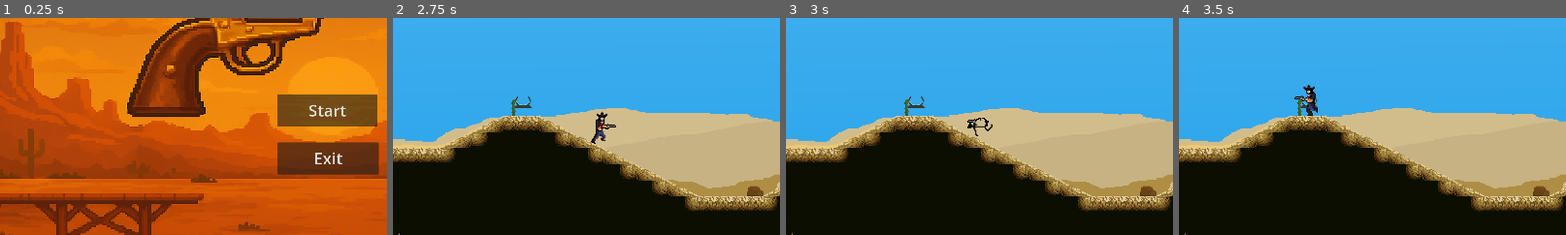
Above: before the commit, frames 1-4 (left to right).
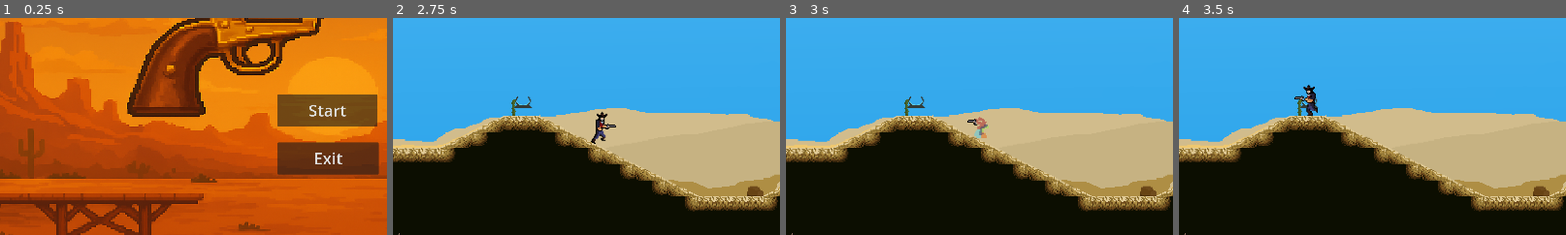
Above: after the commit, the same moments.

Repository: Sean-Suggitt/West-Bound
Game: Godot game, scene res://Scenes/main_menu.tscn
Two runs of this game, one before a commit and one after it. Both use one fixed random seed, a clock stepped at 60 frames per second and the inputs below.
Inputs:
- Up to frame 1 (0.25 s): no input
- Up to frame 2 (2.75 s): click "Start" at 0.5 s; tap Enter at 1.25 s; hold D (P1_right) from 1.28 s (still down); tap J (P1_fire) at 1.35 s; tap Space (P1_jump) at 1.52, 2.27 s; tap E (P1_pickup) at 2.1 s
- Up to frame 3 (3 s): release D (P1_right) at 2.78 s; hold A (P1_left) from 2.78 s (still down); tap H (P1_roll) at 2.85 s
- Up to frame 4 (3.5 s): keep holding A (P1_left)
The pictures show only the part of the screen within x 6-56%, y 42-92%; the shares and areas given below are measured in that part.

Frames 1-2 are identical in both runs. In frame 3, 0.3% of the frame differs, in the area x 46-54%, y 45-56%; in frame 4, nothing differs.

Commit message:
Added menu music and temp roll animation for del rato

Diff:
--- a/West Bound/Scenes/Levels/desert_level.tscn
+++ b/West Bound/Scenes/Levels/desert_level.tscn
@@ -91,17 +91,17 @@
 "speed": 5.0
 }]
 
-[node name="Level root" type="Node2D"]
+[node name="Level root" type="Node2D" groups=["World"]]
 
-[node name="TileMapLayer" type="TileMapLayer" parent="."]
+[node name="TileMapLayer" type="TileMapLayer" parent="." groups=["World"]]
 tile_map_data = PackedByteArray("AAD//wAAAAACAAEAAAAAAAAAAAACAAEAAAABAAAAAAACAAEAAAD+/wAAAAACAAEAAAD+/wEAAAACAAIAAAD+/w …(11488 unchanged characters)…
 tile_set = SubResource("TileSet_xpolh")
 
-[node name="Sprite2D" type="Sprite2D" parent="TileMapLayer"]
+[node name="Sprite2D" type="Sprite2D" parent="."]
 z_index = -1
 position = Vector2(0, -106)
 texture = ExtResource("3_mnret")
 
-[node name="AnimatedSprite2D" type="AnimatedSprite2D" parent="TileMapLayer"]
+[node name="AnimatedSprite2D" type="AnimatedSprite2D" parent="."]
 position = Vector2(287, -253)
 sprite_frames = SubResource("SpriteFrames_di2sv")
--- a/West Bound/Scenes/MAIN.tscn
+++ b/West Bound/Scenes/MAIN.tscn
@@ -1,6 +1,5 @@
-[gd_scene load_steps=10 format=3 uid="uid://dxrqbgc1igt68"]
+[gd_scene load_steps=9 format=3 uid="uid://dxrqbgc1igt68"]
 
-[ext_resource type="PackedScene" uid="uid://hb6y4verpfd6" path="res://Scenes/main_menu.tscn" id="2_whe6r"]
 [ext_resource type="PackedScene" uid="uid://b26b6vpjfeouj" path="res://Scenes/Items/Revolver.tscn" id="4_5c1w6"]
 [ext_resource type="PackedScene" uid="uid://bs04jfikm7vb6" path="res://Scenes/Items/GunSpawner.tscn" id="4_783md"]
 [ext_resource type="PackedScene" uid="uid://bcgegtsnnb4gq" path="res://Scenes/Players/PlayerScene.tscn" id="5_5c1w6"]
@@ -11,12 +10,6 @@
 [ext_resource type="PackedScene" uid="uid://l5jem2xxnfre" path="res://Scenes/UI/ScoreUI.tscn" id="12_score"]
 
 [node name="Main" type="Node2D"]
-
-[node name="MainMenu" parent="." instance=ExtResource("2_whe6r")]
-offset_left = 517.0
-offset_top = -455.0
-offset_right = 517.0
-offset_bottom = -455.0
 
 [node name="Camera2D" type="Camera2D" parent="."]
 zoom = Vector2(2.5, 2.5)
--- a/West Bound/Scenes/Players/PlayerScene.tscn
+++ b/West Bound/Scenes/Players/PlayerScene.tscn
@@ -1,9 +1,9 @@
-[gd_scene load_steps=69 format=3 uid="uid://bcgegtsnnb4gq"]
+[gd_scene load_steps=68 format=3 uid="uid://bcgegtsnnb4gq"]
 
 [ext_resource type="Script" uid="uid://bb2ufopx6shlm" path="res://Scripts/PlayerScript.gd" id="1_6nwty"]
 [ext_resource type="Texture2D" uid="uid://duwhh3t7s24br" path="res://Images/Del Rato/Del Rato Idle.png" id="2_tr25n"]
+[ext_resource type="Texture2D" uid="uid://cdcodouj5kjcl" path="res://Images/Del Rato/roll shape.png" id="4_sr66r"]
 [ext_resource type="Texture2D" uid="uid://4fxukhkdluer" path="res://Images/Jump Animation skeleton-Sheet.png" id="4_tr25n"]
-[ext_resource type="Texture2D" uid="uid://cn750613wy72n" path="res://Images/really_rough_roll.png" id="5_3q541"]
 [ext_resource type="Texture2D" uid="uid://bs8hli4fxc2ub" path="res://Images/Del Rato/Del Rato Run Animation Final-Sheet.png" id="5_ea6en"]
 [ext_resource type="Texture2D" uid="uid://bc4ehhmc21vdp" path="res://Images/Del Rato/Del Rato iDLE shooting-Sheet.png" id="6_42q41"]
 [ext_resource type="Texture2D" uid="uid://b0kh1mt3hd8pn" path="res://Images/Guns/Revolver-Firing.png" id="6_ea6en"]
@@ -37,33 +37,29 @@
 atlas = ExtResource("4_tr25n")
 region = Rect2(96, 0, 32, 32)
 
-[sub_resource type="AtlasTexture" id="AtlasTexture_42q41"]
-atlas = ExtResource("5_3q541")
+[sub_resource type="AtlasTexture" id="AtlasTexture_1fc80"]
+atlas = ExtResource("4_sr66r")
 region = Rect2(0, 0, 32, 32)
 
-[sub_resource type="AtlasTexture" id="AtlasTexture_d3ngm"]
-atlas = ExtResource("5_3q541")
+[sub_resource type="AtlasTexture" id="AtlasTexture_jibno"]
+atlas = ExtResource("4_sr66r")
 region = Rect2(32, 0, 32, 32)
 
-[sub_resource type="AtlasTexture" id="AtlasTexture_woajj"]
-atlas = ExtResource("5_3q541")
+[sub_resource type="AtlasTexture" id="AtlasTexture_cdgon"]
+atlas = ExtResource("4_sr66r")
 region = Rect2(64, 0, 32, 32)
 
-[sub_resource type="AtlasTexture" id="AtlasTexture_felgn"]
-atlas = ExtResource("5_3q541")
+[sub_resource type="AtlasTexture" id="AtlasTexture_puvcw"]
+atlas = ExtResource("4_sr66r")
 region = Rect2(96, 0, 32, 32)
 
-[sub_resource type="AtlasTexture" id="AtlasTexture_486fw"]
-atlas = ExtResource("5_3q541")
+[sub_resource type="AtlasTexture" id="AtlasTexture_rakh5"]
+atlas = ExtResource("4_sr66r")
 region = Rect2(128, 0, 32, 32)
 
-[sub_resource type="AtlasTexture" id="AtlasTexture_6bhsc"]
-atlas = ExtResource("5_3q541")
+[sub_resource type="AtlasTexture" id="AtlasTexture_y5x6e"]
+atlas = ExtResource("4_sr66r")
 region = Rect2(160, 0, 32, 32)
-
-[sub_resource type="AtlasTexture" id="AtlasTexture_lobrk"]
-atlas = ExtResource("5_3q541")
-region = Rect2(192, 0, 32, 32)
 
 [sub_resource type="AtlasTexture" id="AtlasTexture_3q541"]
 atlas = ExtResource("5_ea6en")
@@ -162,25 +158,22 @@
 }, {
 "frames": [{
 "duration": 1.0,
-"texture": SubResource("AtlasTexture_42q41")
-}, {
-"duration": 1.0,
-"texture": SubResource("AtlasTexture_d3ngm")
-}, {
-"duration": 1.0,
-"texture": SubResource("AtlasTexture_woajj")
-}, {
-"duration": 1.0,
-"texture": SubResource("AtlasTexture_felgn")
-}, {
-"duration": 1.0,
-"texture": SubResource("AtlasTexture_486fw")
-}, {
-"duration": 1.0,
-"texture": SubResource("AtlasTexture_6bhsc")
-}, {
-"duration": 1.0,
-"texture": SubResource("AtlasTexture_lobrk")
+"texture": SubResource("AtlasTexture_1fc80")
+}, {
+"duration": 1.0,
+"texture": SubResource("AtlasTexture_jibno")
+}, {
+"duration": 1.0,
+"texture": SubResource("AtlasTexture_cdgon")
+}, {
+"duration": 1.0,
+"texture": SubResource("AtlasTexture_puvcw")
+}, {
+"duration": 1.0,
+"texture": SubResource("AtlasTexture_rakh5")
+}, {
+"duration": 1.0,
+"texture": SubResource("AtlasTexture_y5x6e")
 }],
 "loop": true,
 "name": &"roll",
@@ -410,8 +403,8 @@
 position = Vector2(0, -4)
 scale = Vector2(1.00837, 1.00484)
 sprite_frames = SubResource("SpriteFrames_1fr6y")
-animation = &"shoot"
-frame_progress = 0.470757
+animation = &"roll"
+frame_progress = 0.904729
 
 [node name="GunPoint" type="Marker2D" parent="AniPlayerSpr"]
 position = Vector2(9.91699, 8.95665)
--- /dev/null
+++ b/West Bound/Scenes/Sounds/main_menu_music.tscn
@@ -0,0 +1,6 @@
+[gd_scene load_steps=2 format=3 uid="uid://88wh2bsa11pb"]
+
+[ext_resource type="AudioStream" uid="uid://br7igjg82cbhy" path="res://Sounds/game title theme.wav" id="1_rigl5"]
+
+[node name="main_menu_music" type="AudioStreamPlayer2D"]
+stream = ExtResource("1_rigl5")
--- a/West Bound/Scenes/main_menu.tscn
+++ b/West Bound/Scenes/main_menu.tscn
@@ -1,7 +1,8 @@
-[gd_scene load_steps=3 format=3 uid="uid://hb6y4verpfd6"]
+[gd_scene load_steps=4 format=3 uid="uid://hb6y4verpfd6"]
 
 [ext_resource type="Texture2D" uid="uid://bugkd64r240pv" path="res://Images/Backgrounds/homepage.png" id="1_28flt"]
 [ext_resource type="Script" uid="uid://b70b3vo8yajqv" path="res://Scripts/main_menu.gd" id="1_48xlc"]
+[ext_resource type="PackedScene" uid="uid://88wh2bsa11pb" path="res://Scenes/Sounds/main_menu_music.tscn" id="3_1ehe0"]
 
 [node name="MainMenu" type="Control"]
 layout_mode = 3
@@ -48,3 +49,5 @@
 offset_bottom = 39.72
 theme_override_font_sizes/font_size = 40
 text = "Exit"
+
+[node name="main_menu_music" parent="." instance=ExtResource("3_1ehe0")]
--- a/West Bound/Scripts/main_menu.gd
+++ b/West Bound/Scripts/main_menu.gd
@@ -6,10 +6,11 @@
 func _ready():
 	$StartButton.pressed.connect(_on_start_pressed)
 	$ExitButton.pressed.connect(func(): get_tree().quit())
+	$main_menu_music.play()
 
 func _on_start_pressed() -> void:
 	print("Start pressed, loading: ", game_scene_path)
-
+	$main_menu_music.stop()
 	Global.reset_player("P1")
 	Global.reset_player("P2")
 	Global.reset_scores()
--- /dev/null
+++ b/West Bound/default_bus_layout.tres
@@ -0,0 +1,16 @@
+[gd_resource type="AudioBusLayout" load_steps=2 format=3 uid="uid://ilo6e75jdfj3"]
+
+[sub_resource type="AudioEffectCompressor" id="AudioEffectCompressor_j3pel"]
+resource_name = "Compressor"
+threshold = -6.7
+gain = 4.1
+
+[resource]
+bus/1/name = &"Main Menu "
+bus/1/solo = false
+bus/1/mute = false
+bus/1/bypass_fx = false
+bus/1/volume_db = 0.0
+bus/1/send = &"Master"
+bus/1/effect/0/effect = SubResource("AudioEffectCompressor_j3pel")
+bus/1/effect/0/enabled = true
Binary file added: West Bound/Images/Del Rato/roll shape.png
Not shown, added: West Bound/Images/Del Rato/roll shape.png.import
Not shown, added: West Bound/Sounds/game title theme.wav.import
Not shown, added: West Bound/Sounds/game title theme.wav
